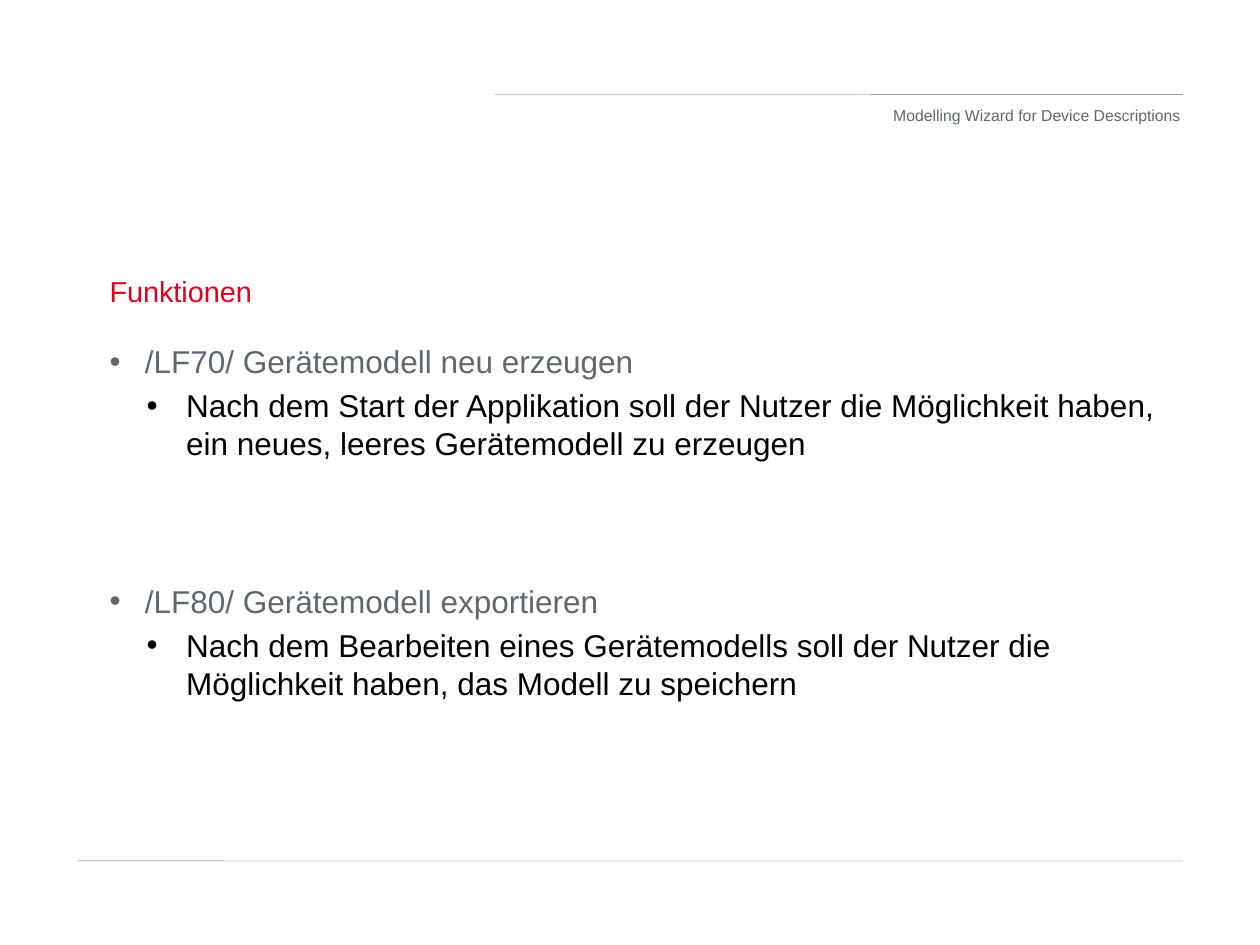
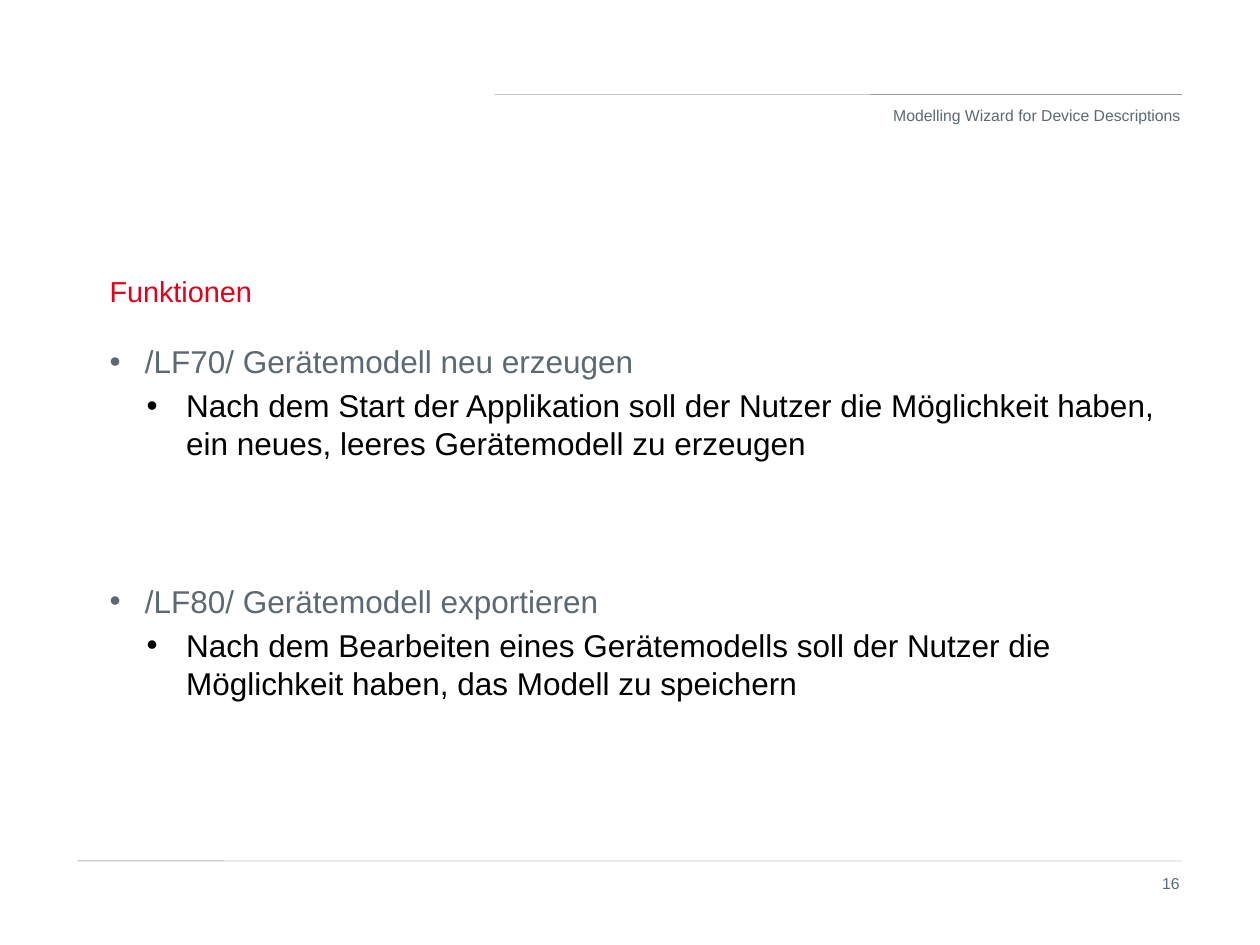
Before and after one commit to H4CK3R-01/TINF20C_ModellingWizard_Devices, a slide deck: slide 16 of PROJECT/Presentation/srs-presentation.pptx. Drawn at 1260x945 pixels with LibreOffice and Linux fonts; fonts in the diff are those of the drawing; background and template pictures are left out. Boxes give left, top, right and bottom in pixels: in the first picture for what was removed or moved away, otherwise in the second. Text is boxed around its words. In the diff, an @@ line names an element or a change of style, - is before the commit and + after.

```diff
--- a/PROJECT/Presentation/srs-presentation.pptx
+++ b/PROJECT/Presentation/srs-presentation.pptx
@@ page number added at (1162,878,1180,889), 9 pt, text #5C6971 @@
+16
```
Also in this commit, not shown: 24 other slides changed, 1 slide added.
